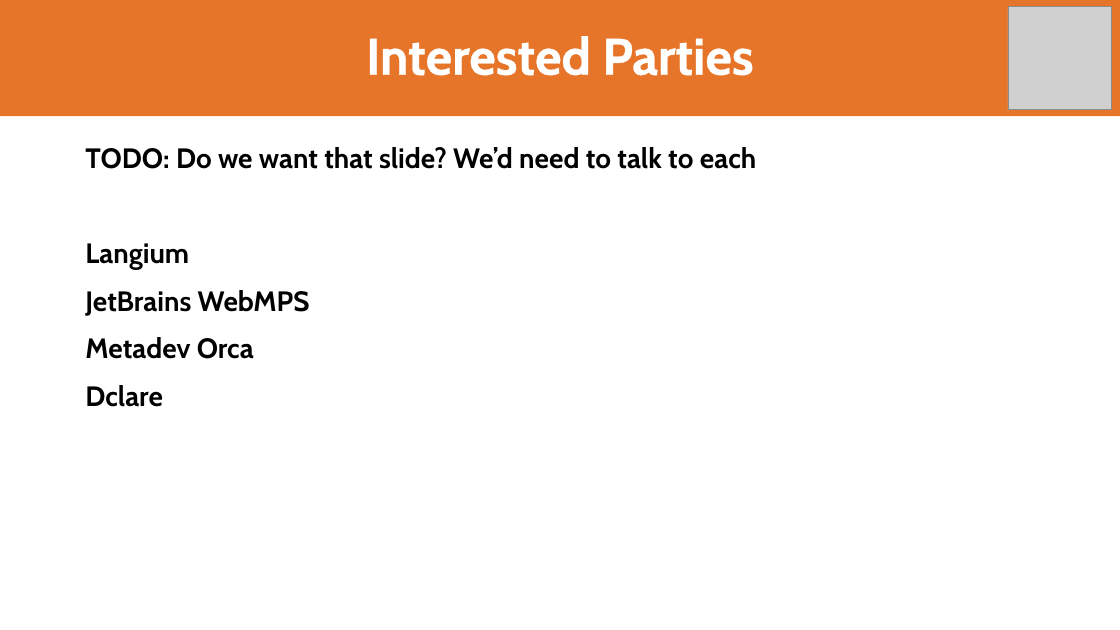
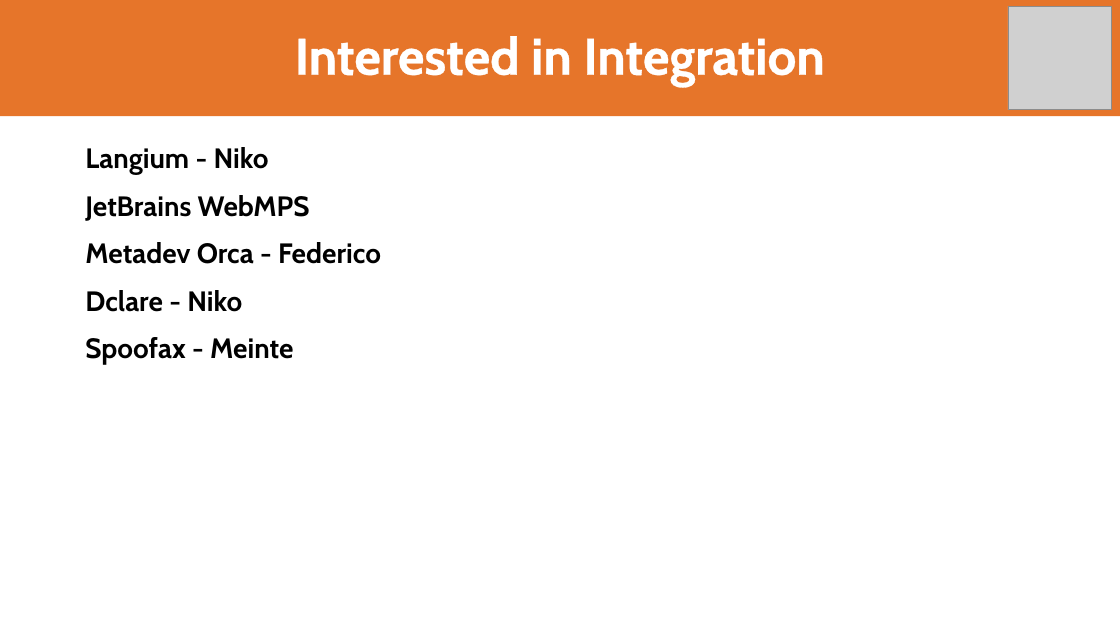
Before and after one commit to LionWeb-io/specification, a slide deck: slide 9 of resources/LangDev 2024 Talk.pptx. Drawn at 1120x630 pixels with LibreOffice and Linux fonts; fonts in the diff are those of the drawing; grey boxes stand for pictures; background and template pictures are left out. Boxes give left, top, right and bottom in pixels: in the first picture for what was removed or moved away, otherwise in the second. Text is boxed around its words. In the diff, an @@ line names an element or a change of style, - is before the commit and + after.

```diff
--- a/resources/LangDev 2024 Talk.pptx
+++ b/resources/LangDev 2024 Talk.pptx
@@ title at (x1=295, y1=36, x2=824, y2=85): text changed @@
-Interested Parties
+Interested in Integration
@@ text at (x1=85, y1=147, x2=269, y2=174): text changed @@
-TODO: Do we want that slide? We’d need to talk to each
-Langium
+Langium - Niko
@@ text at (x1=85, y1=242, x2=381, y2=365): text changed @@
-Metadev Orca
-Dclare
+Metadev Orca - Federico
+Dclare - Niko
+Spoofax - Meinte
```
Also in this commit, not shown: 12 other slides changed, 1 slide added, 4 slides removed.
